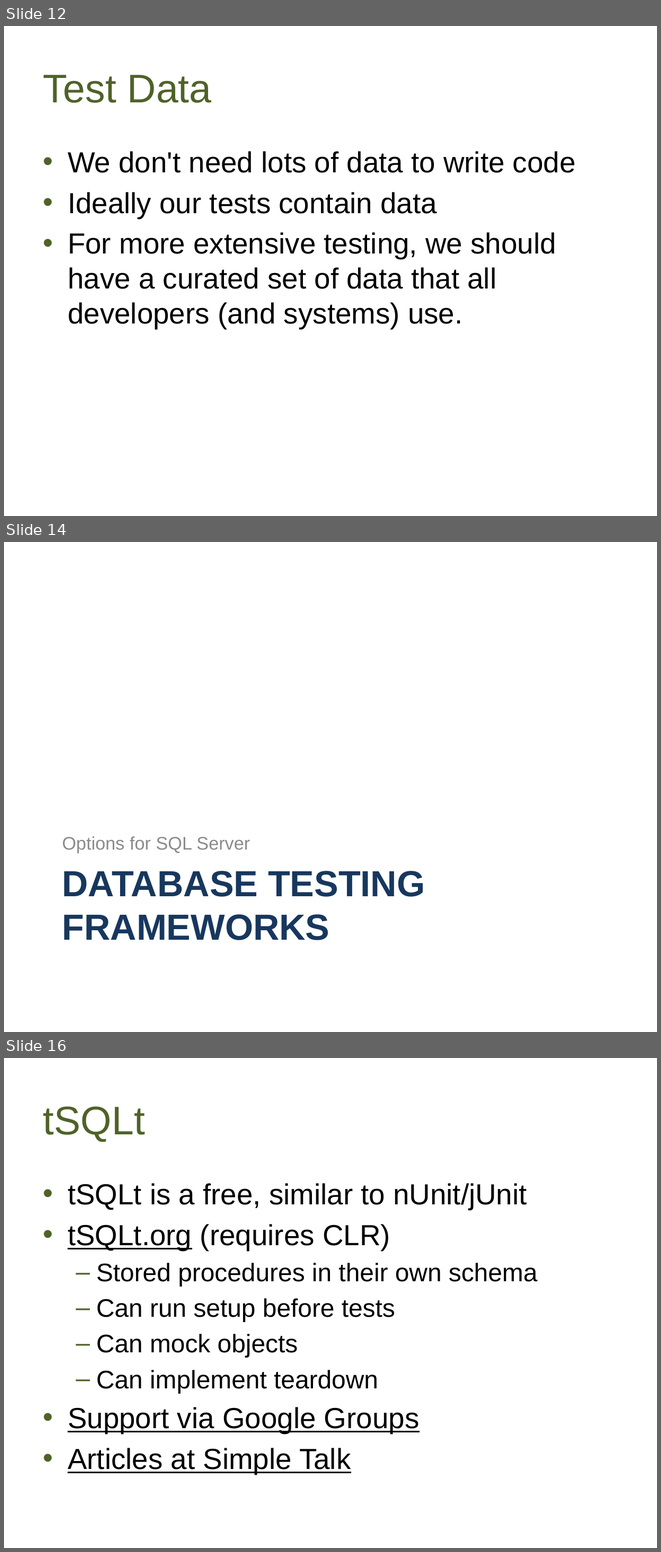
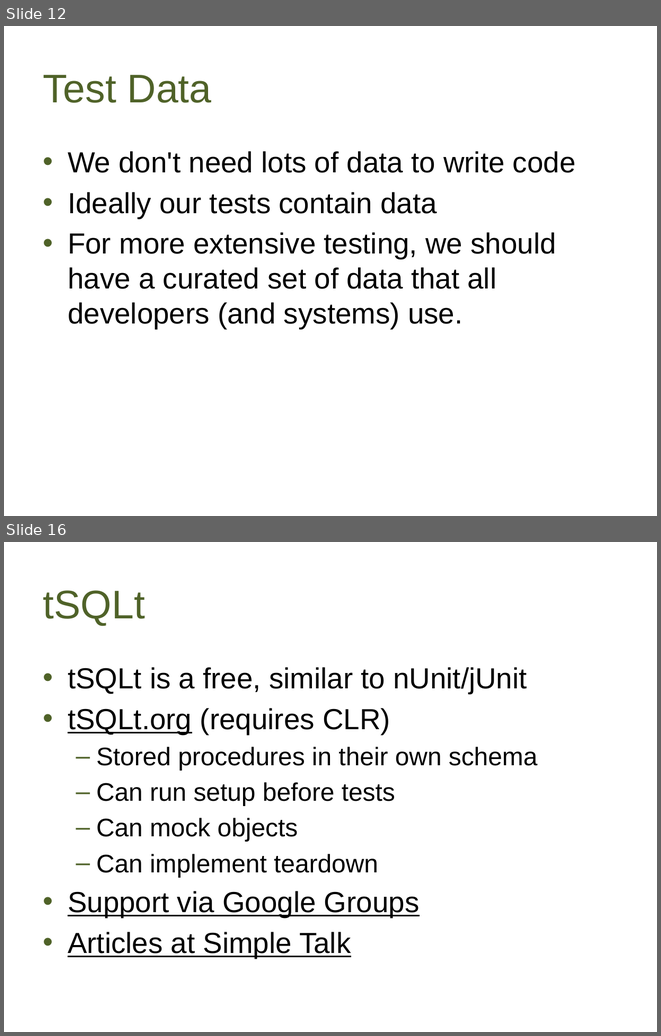
Before and after one commit to way0utwest/UnitTestingTSQL, a slide deck: UnitTestingTSQL.pptx. Shown one above the other, each under a label of ours: slides 12, 14 and 16 before the commit, slides 12 and 16 after it; the slides between them are not shown. The pictures are 661x1552 and 661x1036 pixels, drawn with LibreOffice and Linux fonts; fonts in the diff are those of the drawing; background and template pictures are left out. Boxes give left, top, right and bottom in pixels: in the first picture for what was removed or moved away, otherwise in the second. Text is boxed around its words. In the diff, an @@ line names an element or a change of style, - is before the commit and + after.

```diff
--- a/UnitTestingTSQL.pptx
+++ b/UnitTestingTSQL.pptx
@@ slide 14 removed at [4, 542, 657, 1032], background picture (left out) @@
@@ text removed at [62, 836, 250, 853] @@
-Options for SQL Server
@@ title removed at [62, 871, 425, 940] @@
-DATABASE TESTING FRAMEWORKS
```
Also in this commit, not shown: 7 slides changed, 2 slides added, 2 other files.
